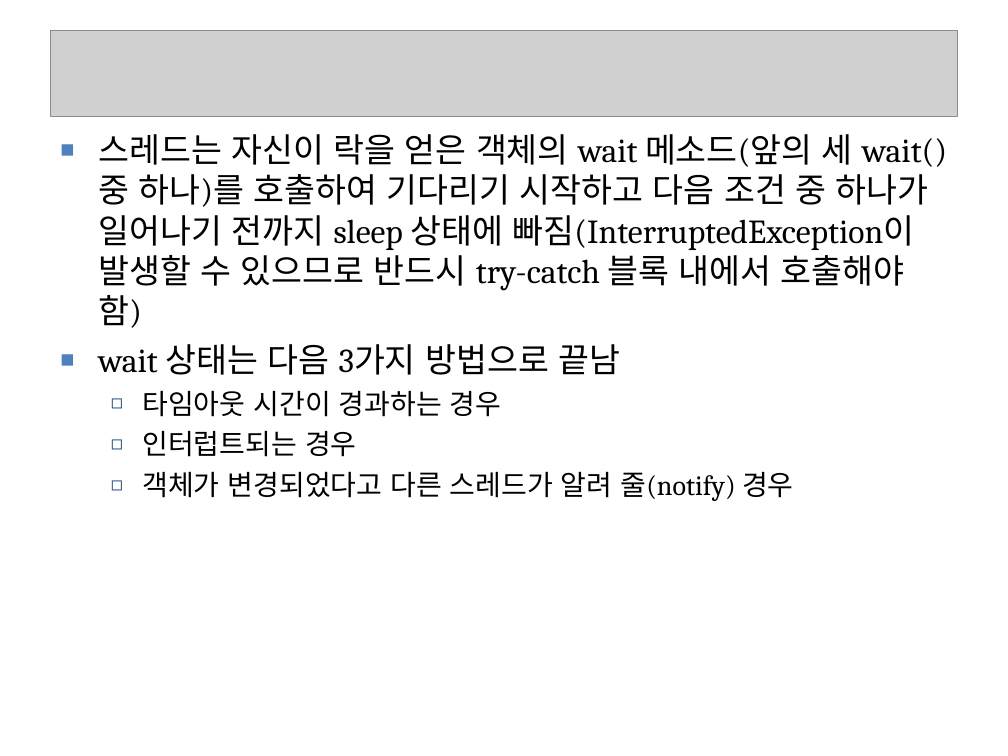
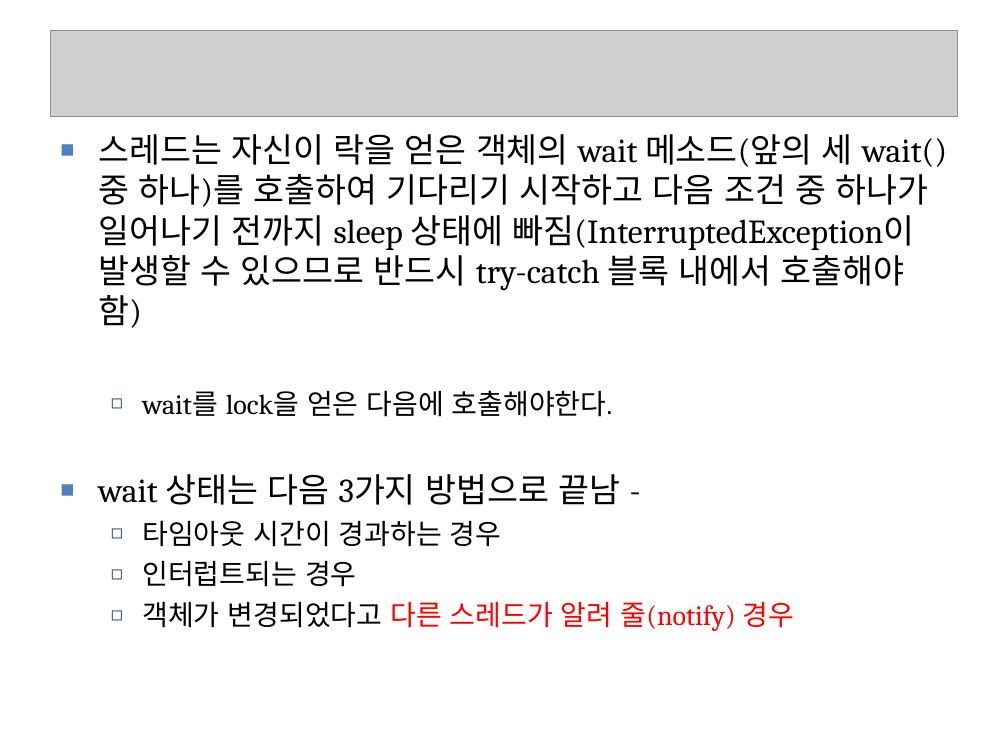
Before and after one commit to seleuchel/javaNetwork, a slide deck: slide 46 of ppt/055_chap03Threads3.ppt. Drawn at 1008x756 pixels with LibreOffice and Linux fonts; fonts in the diff are those of the drawing; grey boxes stand for pictures; background and template pictures are left out. Boxes give left, top, right and bottom in pixels: in the first picture for what was removed or moved away, otherwise in the second. Text is boxed around its words. In the diff, an @@ line names an element or a change of style, - is before the commit and + after.

```diff
--- a/ppt/055_chap03Threads3.ppt
+++ b/ppt/055_chap03Threads3.ppt
@@ text at [98, 390, 620, 505]: text changed; size 24 to 20 pt @@
-■ wait 상태는 다음 3가지 방법으로 끝남
+  ◻ wait를 lock을 얻은 다음에 호출해야한다.
+■ wait 상태는 다음 3가지 방법으로 끝남 -
@@ text at [142, 601, 794, 631]: text colour #000000 to #FF0000 in "다른 스레드가 알려 줄(notify) 경우" @@
```
Also in this commit, not shown: 22 other slides changed, 1 slide added, 1 slide removed, 5 other files.
